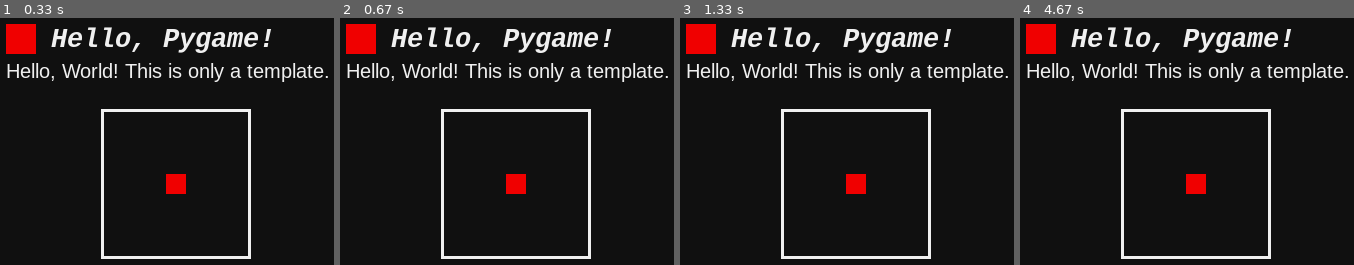
Above: before the commit, frames 1-4 (left to right).
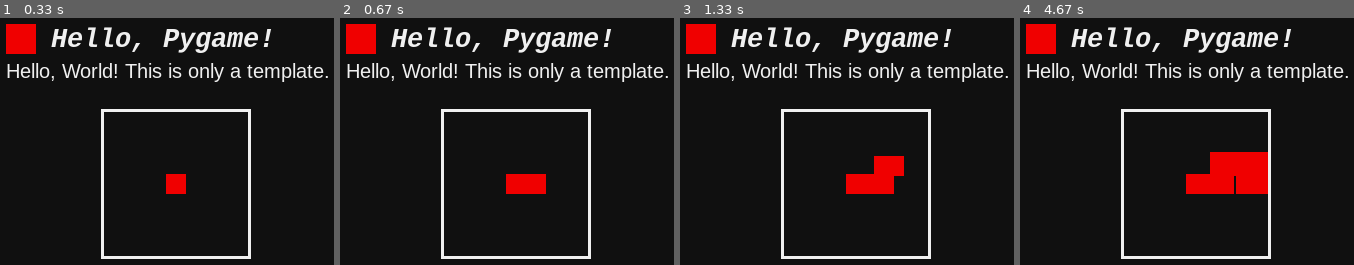
Above: after the commit, the same moments.

Repository: BynJerL/Pygame-Experiment
Game: pygame game, started from hello_world.py
Two runs of this game, one before a commit and one after it. Both use one fixed random seed, a clock stepped at 60 frames per second and the inputs below.
Inputs:
- Up to frame 1 (0.33 s): no input
- Up to frame 2 (0.67 s): hold Right from 0.33 s (still down)
- Up to frame 3 (1.33 s): release Right at 0.8 s; hold Up 0.83-1.13 s; hold Right from 1.17 s (still down)
- Up to frame 4 (4.67 s): release Right at 1.63 s; hold Left 1.67-2.2 s; hold Down 2.23-2.53 s; hold Up 3-3.37 s; hold Right 3.4-4.03 s; hold Down 4.07-4.43 s; hold Left from 4.47 s (still down)

Frame 1 is identical in both runs. In frame 2, 0.5% of the frame differs, in the area x 55-62%, y 63-72%; in frame 3, 1.4%; in frame 4, 3.0%, in the area x 55-75%, y 54-72%.

Commit message:
Add keyboard control for the player.

Diff:
--- a/hello_world.py
+++ b/hello_world.py
@@ -21,13 +21,13 @@
         self.posX = max(0, self.posX - 1)
 
     def moveRight(self):
-        self.posX = min(150, self.posX + 1)
+        self.posX = min(150 - self.width, self.posX + 1)
 
     def moveTop(self):
         self.posY = max(0, self.posY - 1)
 
     def moveBottom(self):
-        self.posY = min(150, self.posY + 1)
+        self.posY = min(150 - self.height, self.posY + 1)
 
 # SETUPS
 WINDOW_CAPTION = "Hello Pygame"
@@ -78,9 +78,18 @@
     for event in pg.event.get():
         if event.type == pg.QUIT:
             isRunning = False
-        if event.type == pg.KEYDOWN:
-            if event.key == pg.K_UP:
-                pass
 
+    keys = pg.key.get_pressed()
+    if keys[pg.K_UP]:
+        player.moveTop()
+    if keys[pg.K_DOWN]:
+        player.moveBottom()
+    if keys[pg.K_LEFT]:
+        player.moveLeft()
+    if keys[pg.K_RIGHT]:
+        player.moveRight()
+
+    player.draw()
+    pg.display.flip()
     clock.tick(FPS)
 pg.quit()
